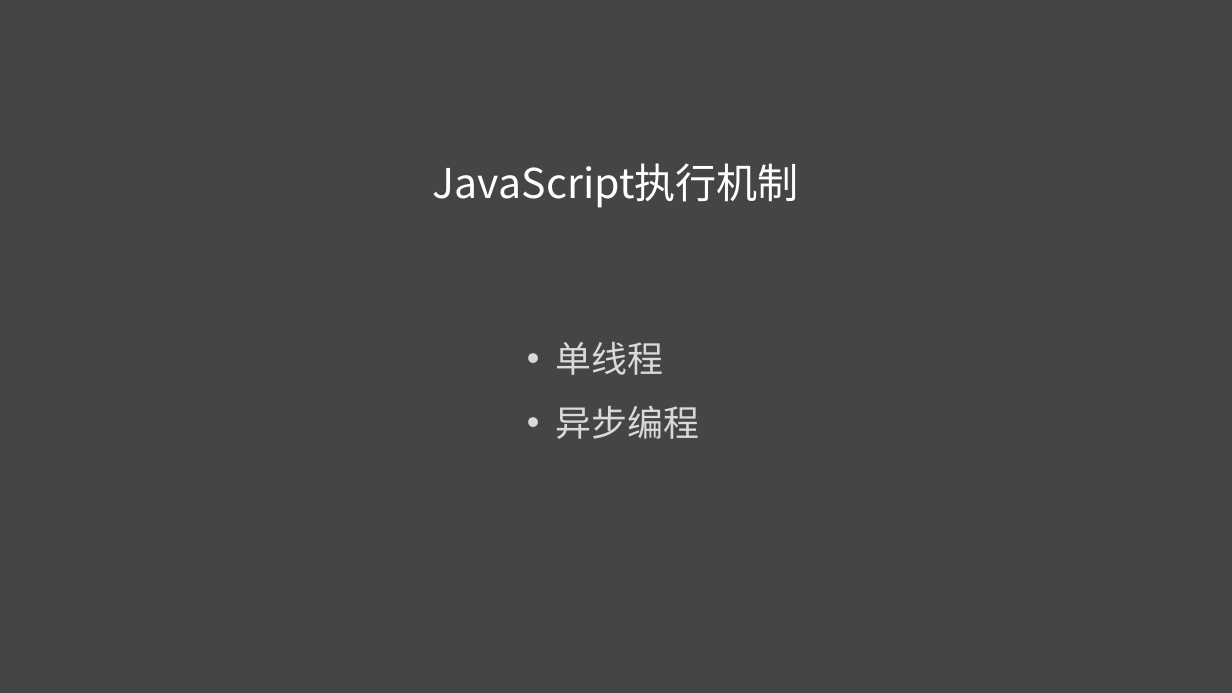
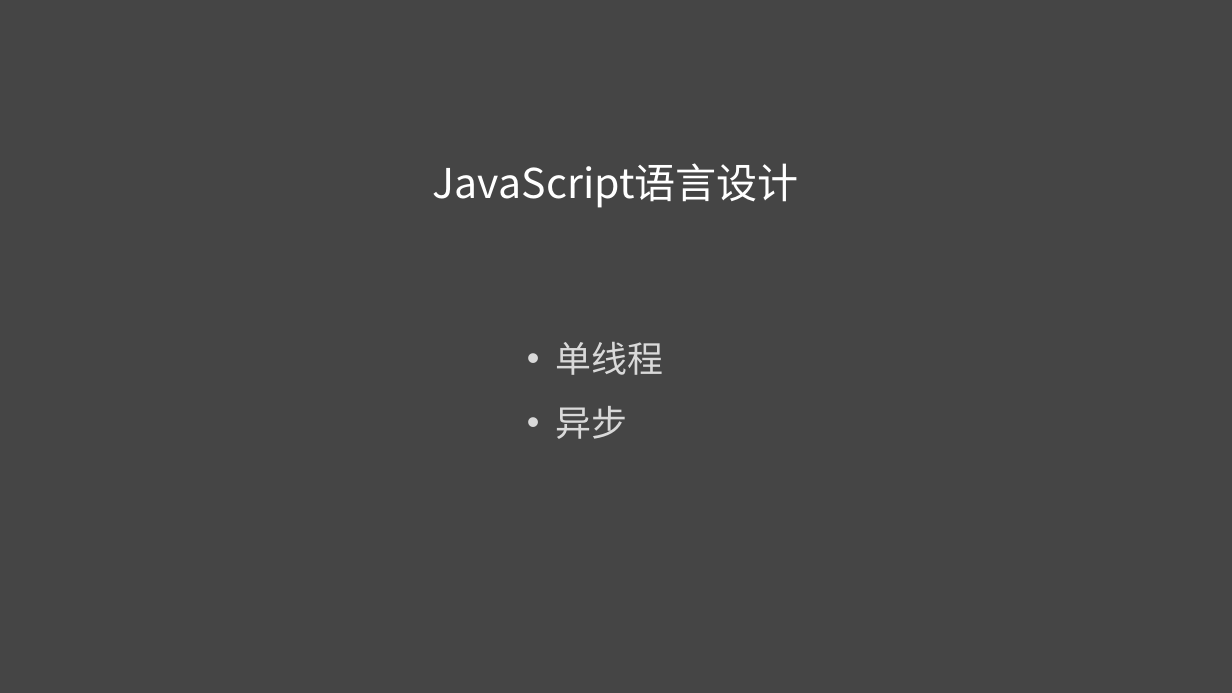
Before and after one commit to liuweiGL/share, a slide deck: slide 7 of ppt/JavaScript基础二.pptx. Drawn at 1232x693 pixels with LibreOffice and Linux fonts; fonts in the diff are those of the drawing. Boxes give left, top, right and bottom in pixels: in the first picture for what was removed or moved away, otherwise in the second. Text is boxed around its words. In the diff, an @@ line names an element or a change of style, - is before the commit and + after.

```diff
--- a/ppt/JavaScript基础二.pptx
+++ b/ppt/JavaScript基础二.pptx
@@ text at (433, 163, 799, 208): text changed @@
-JavaScript执行机制
+JavaScript语言设计
@@ text at (556, 406, 628, 439): text changed @@
-• 异步编程
+• 异步
```
Also in this commit, not shown: 3 other slides changed, 15 slides added, 2 slides removed.
